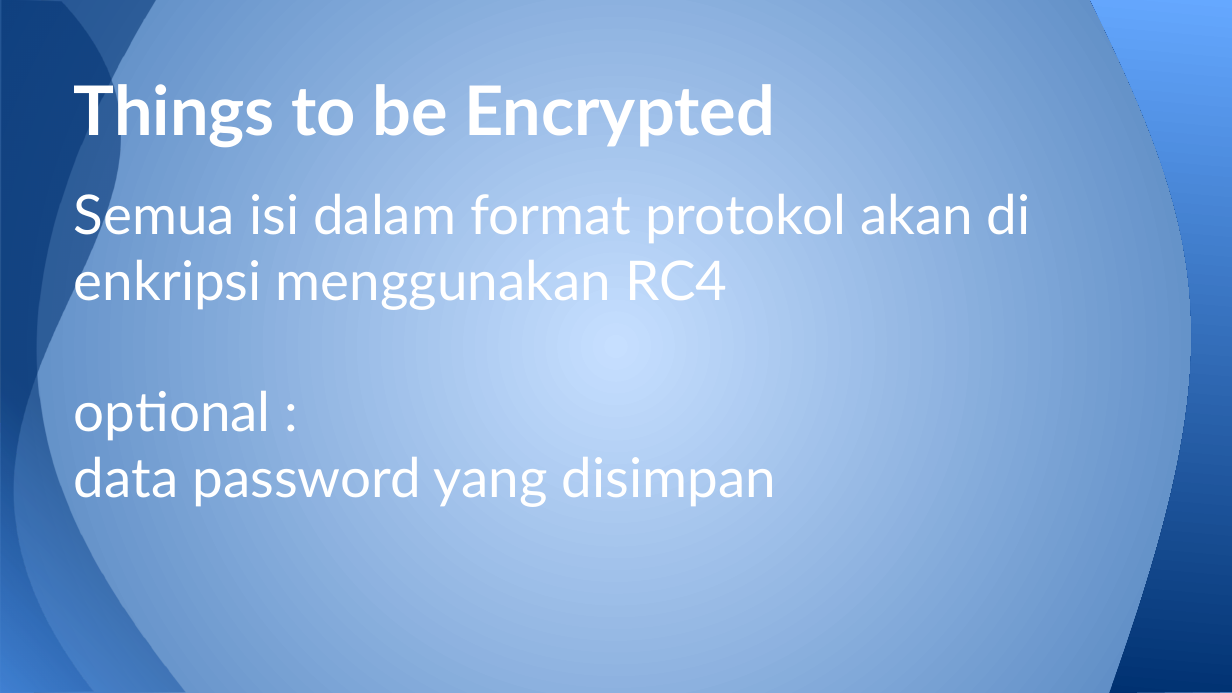
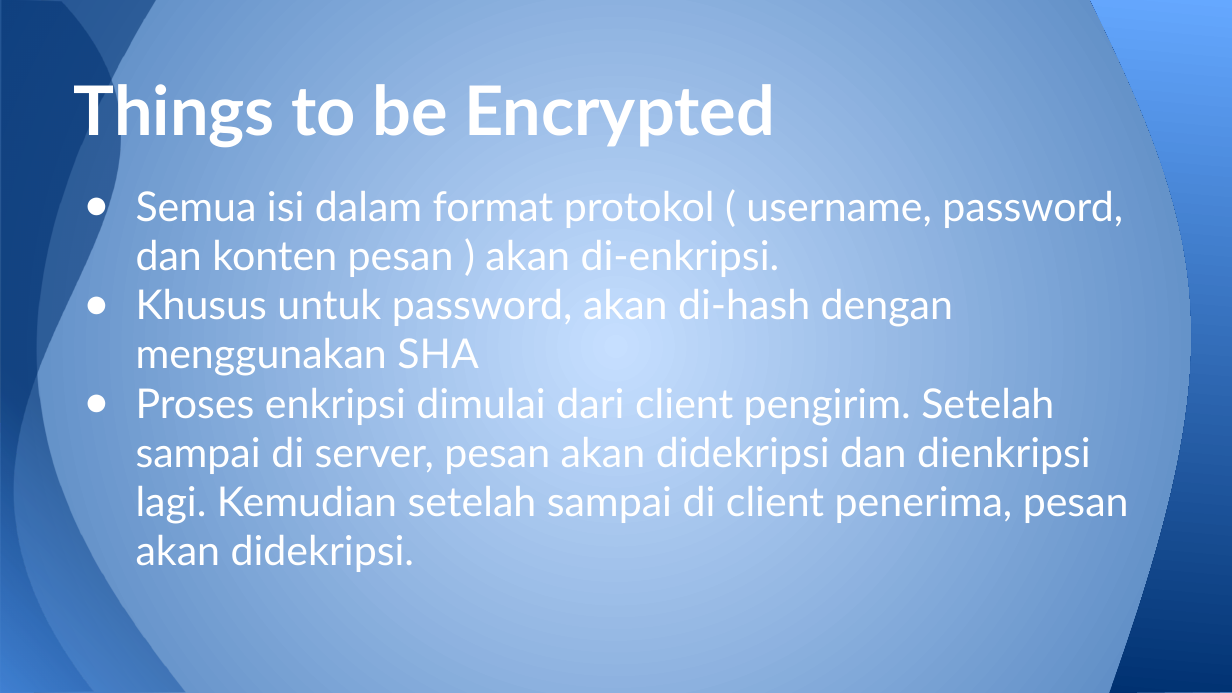
Before and after one commit to iskandarzun/KIJ, a slide deck: slide 8 of KIJ - Chat Secure.pptx (slide 9 before the commit). Drawn at 1232x693 pixels with LibreOffice and Linux fonts; fonts in the diff are those of the drawing. Boxes give left, top, right and bottom in pixels: in the first picture for what was removed or moved away, otherwise in the second. Text is boxed around its words. In the diff, an @@ line names an element or a change of style, - is before the commit and + after.

```diff
--- a/KIJ - Chat Secure.pptx
+++ b/KIJ - Chat Secure.pptx
@@ text at [136,191,1129,572]: text changed; size 32 to 24 pt @@
-Semua isi dalam format protokol akan di enkripsi menggunakan RC4
-optional :
-data password yang disimpan
+● Semua isi dalam format protokol ( username, password, dan konten pesan ) akan di-enkripsi.
+● Khusus untuk password, akan di-hash dengan menggunakan SHA
+● Proses enkripsi dimulai dari client pengirim. Setelah sampai di server, pesan akan didekripsi dan dienkripsi lagi. Kemudian setelah sampai di client penerima, pesan akan didekripsi.
```
Also in this commit, not shown: 5 other slides changed, 2 slides added, 3 slides removed.
